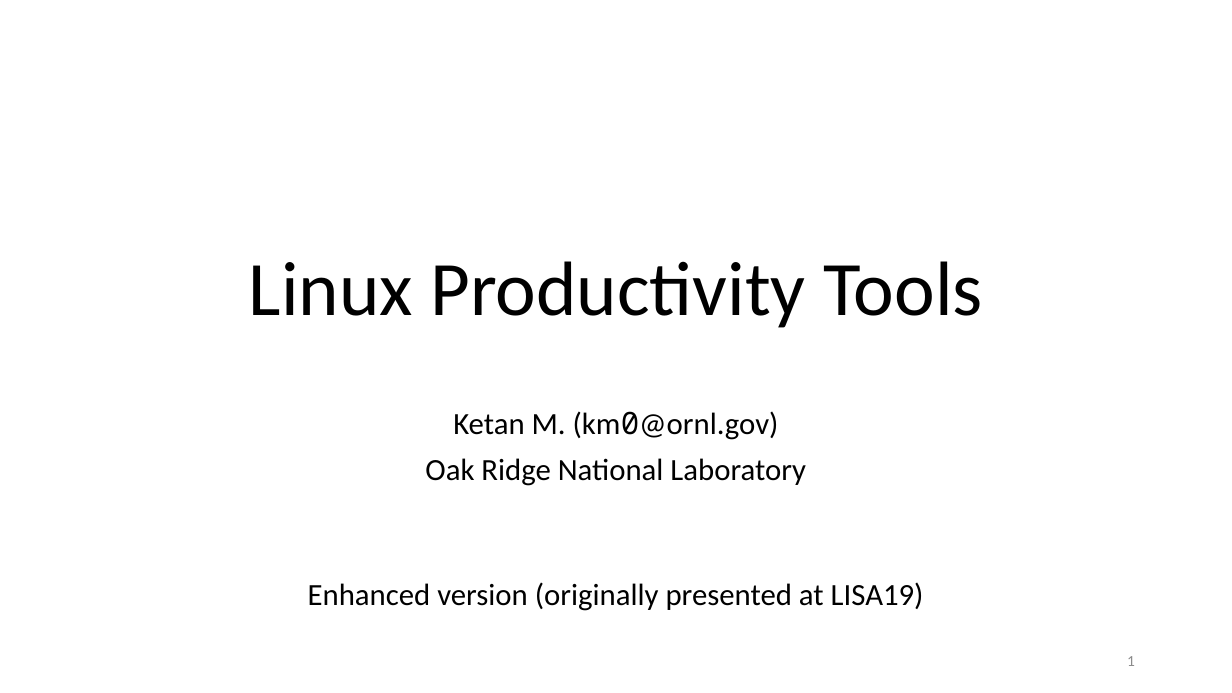
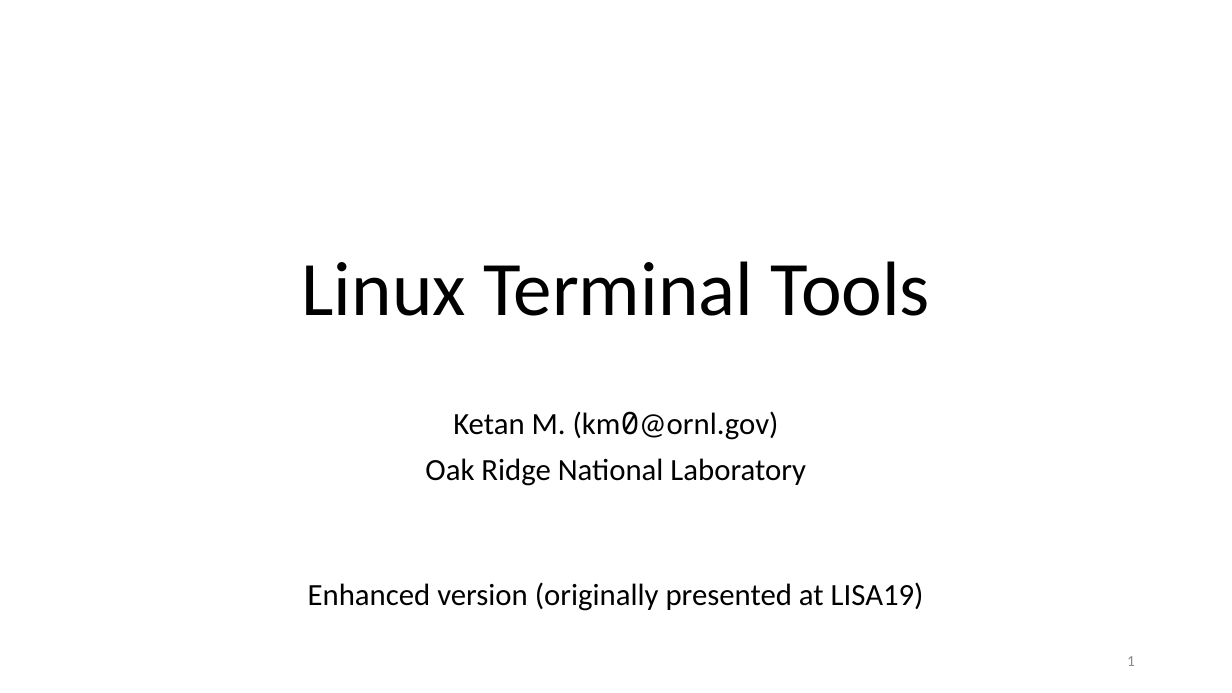
Before and after one commit to ketancmaheshwari/lisa19, a slide deck: slide 1 of lpt_LISA.pptx. Drawn at 1232x693 pixels with LibreOffice and Linux fonts; fonts in the diff are those of the drawing. Boxes give left, top, right and bottom in pixels: in the first picture for what was removed or moved away, otherwise in the second. Text is boxed around its words. In the diff, an @@ line names an element or a change of style, - is before the commit and + after.

Commit message:
update title to Linux Terminal Tools

```diff
--- a/lpt_LISA.pptx
+++ b/lpt_LISA.pptx
@@ title at (302, 261, 930, 316): text changed @@
-Linux Productivity Tools
+Linux Terminal Tools
```
Also in this commit, not shown: 1 other file.
